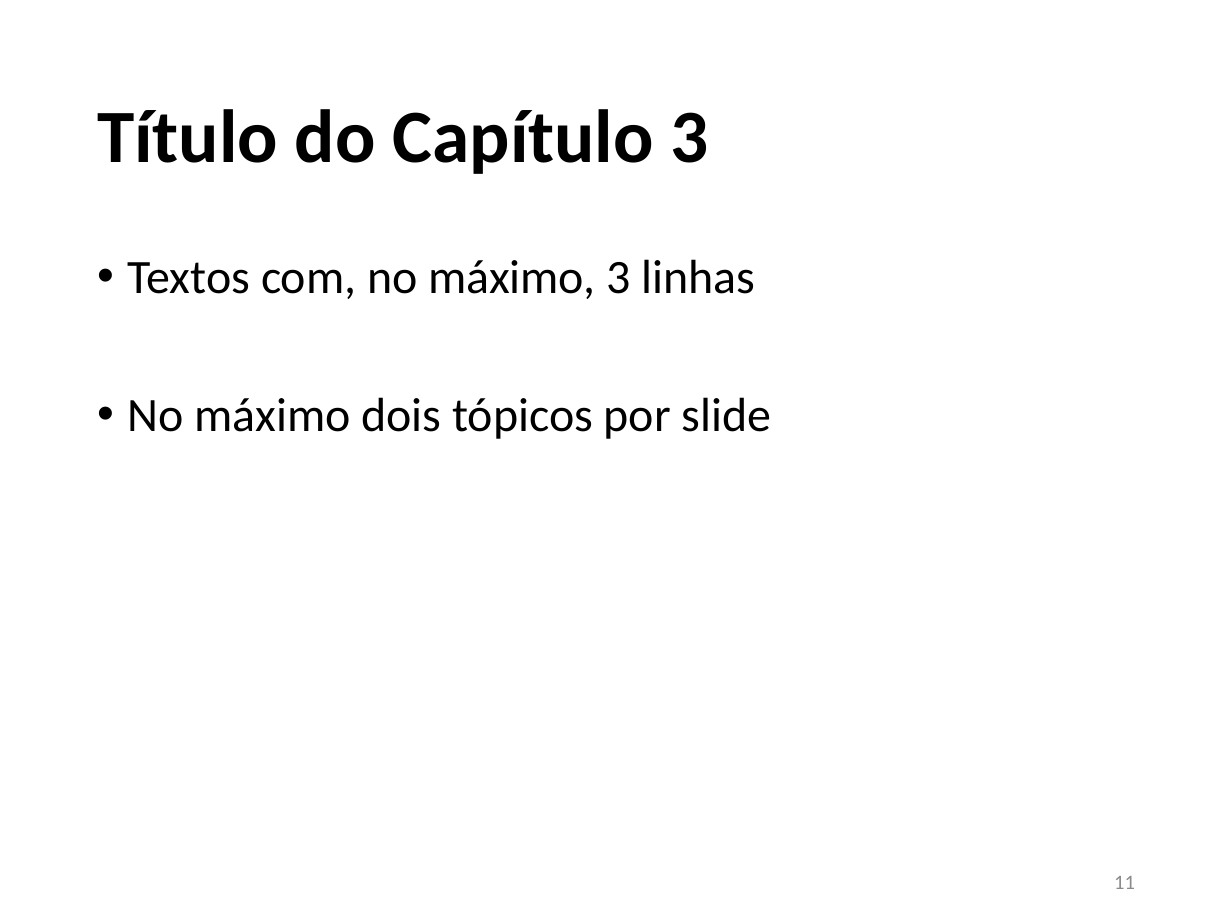
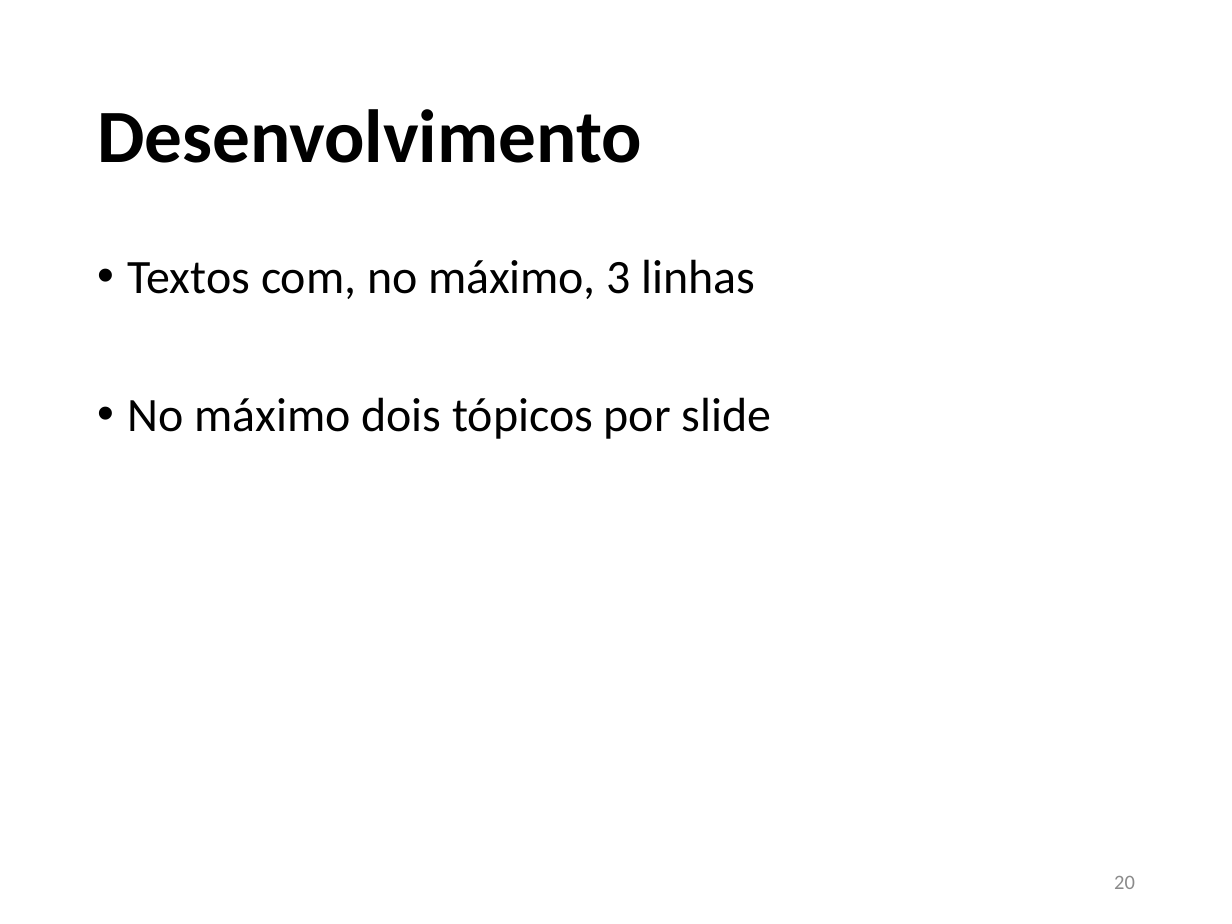
Before and after one commit to JoaoVFG/documentacaoTG, a slide deck: slide 20 of APRESENTAÇÃO JOAO VITOR.pptx (slide 11 before the commit). Drawn at 1232x924 pixels with LibreOffice and Linux fonts; fonts in the diff are those of the drawing. Boxes give left, top, right and bottom in pixels: in the first picture for what was removed or moved away, otherwise in the second. Text is boxed around its words. In the diff, an @@ line names an element or a change of style, - is before the commit and + after.

```diff
--- a/APRESENTAÇÃO JOAO VITOR.pptx
+++ b/APRESENTAÇÃO JOAO VITOR.pptx
@@ title at [97,109,642,163]: text changed @@
-Título do Capítulo 3
+Desenvolvimento
@@ page number at [1114,876,1135,889]: text changed @@
-11
+20
```
Also in this commit, not shown: 9 other slides changed, 12 slides added, 3 slides removed, 1 other file.
